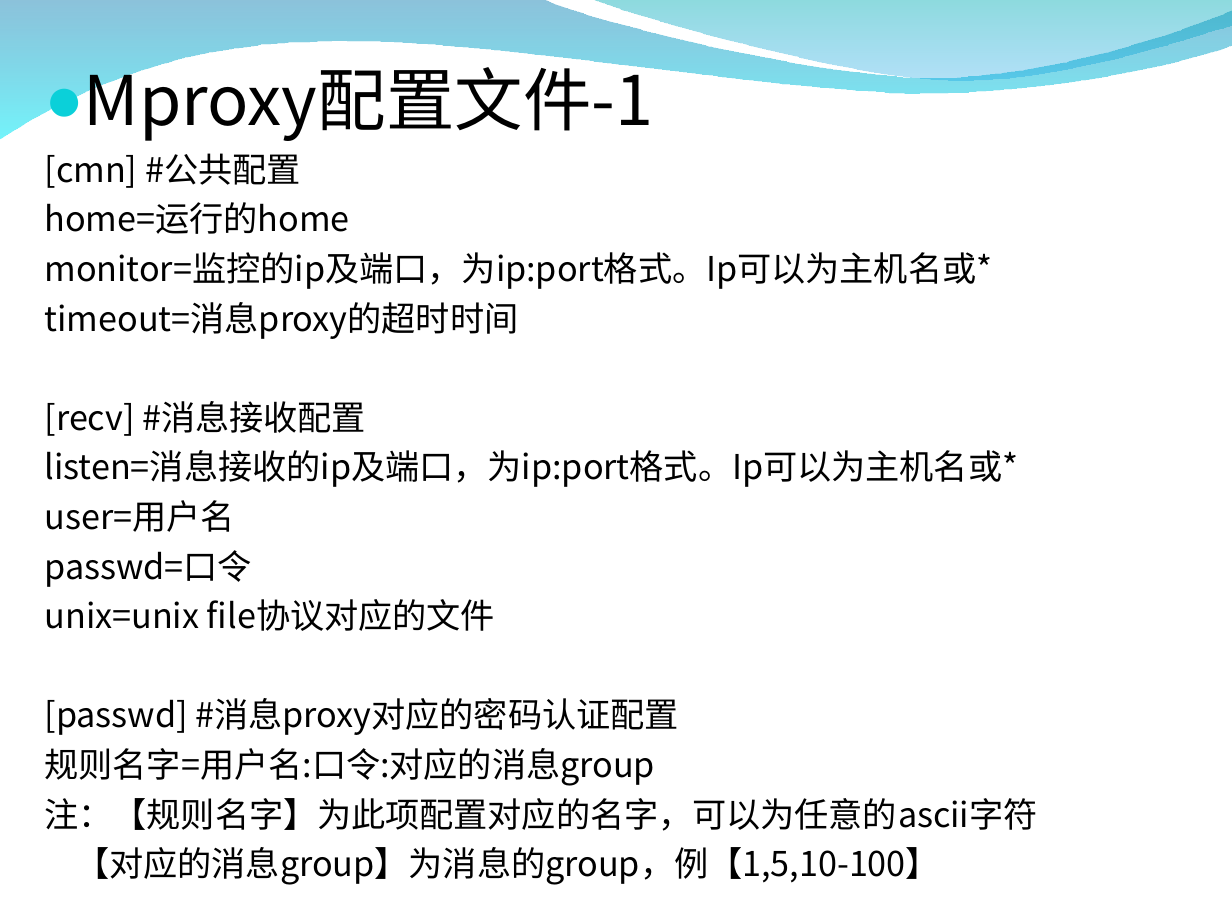
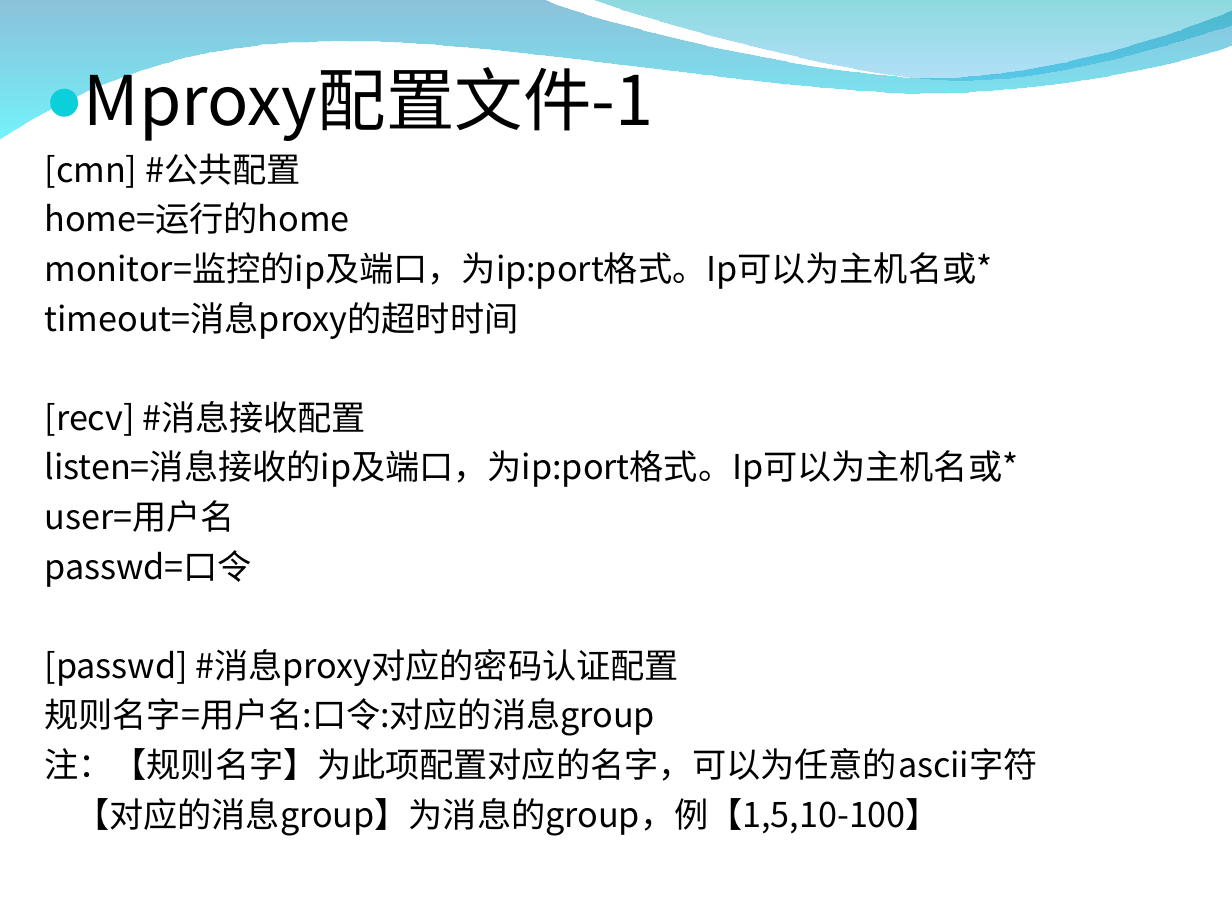
Before and after one commit to zxf1864/cwinux-mq, a slide deck: slide 12 of mq/doc/mq_introduce.ppt. Drawn at 1232x924 pixels with LibreOffice and Linux fonts; fonts in the diff are those of the drawing; background and template pictures are left out. Boxes give left, top, right and bottom in pixels: in the first picture for what was removed or moved away, otherwise in the second. Text is boxed around its words. In the diff, an @@ line names an element or a change of style, - is before the commit and + after.

```diff
--- a/mq/doc/mq_introduce.ppt
+++ b/mq/doc/mq_introduce.ppt
@@ text at box(45, 599, 495, 631): paragraph removed @@
-unix=unix file协议对应的文件
```
Also in this commit, not shown: 4 other slides changed, 1 slide removed.
